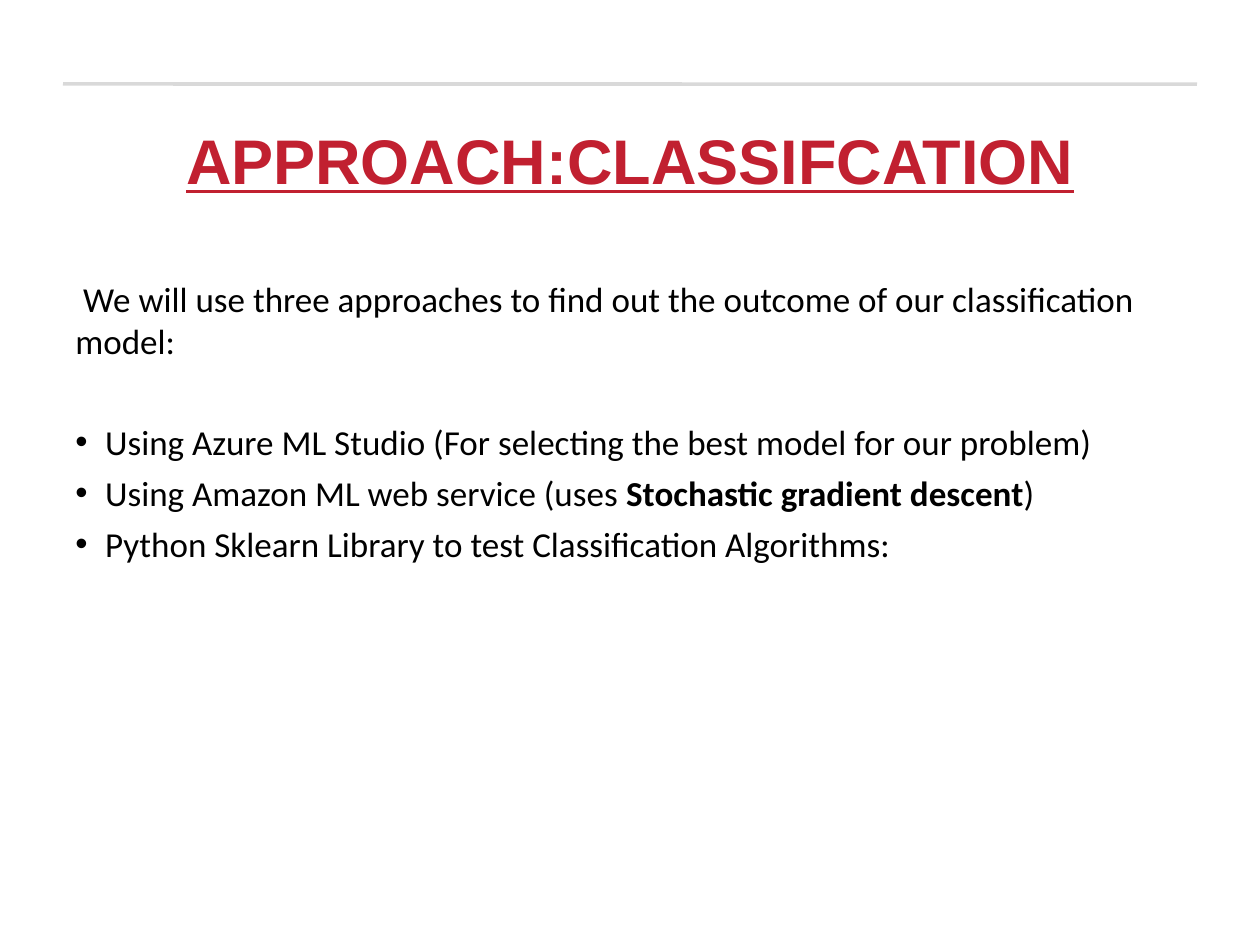
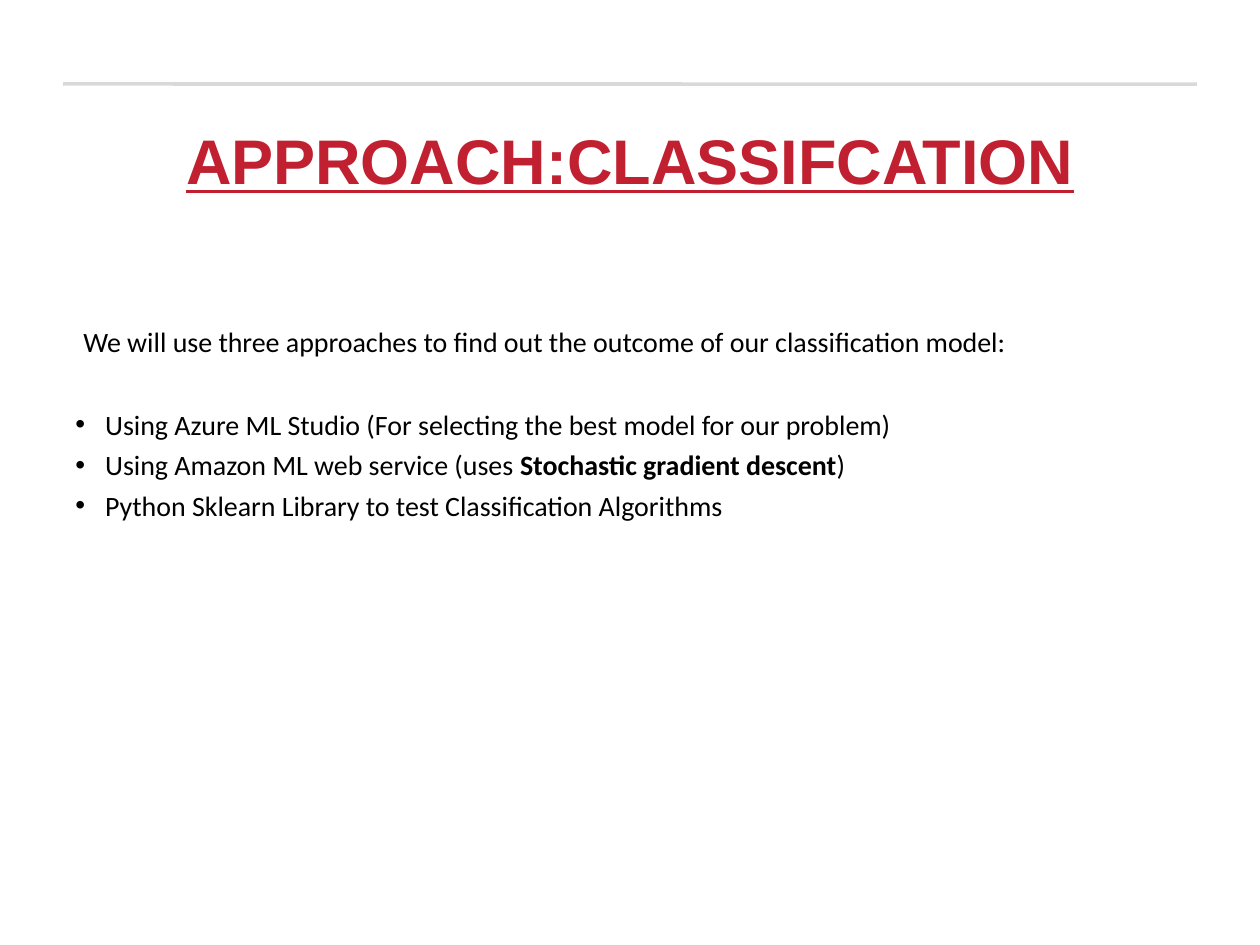
Before and after one commit to prashantvikramsingh/FAERS-FinalProject, a slide deck: slide 15 of Team_1_FinalProject.ppt. Drawn at 1260x945 pixels with LibreOffice and Linux fonts; fonts in the diff are those of the drawing; background and template pictures are left out. Boxes give left, top, right and bottom in pixels: in the first picture for what was removed or moved away, otherwise in the second. Text is boxed around its words. In the diff, an @@ line names an element or a change of style, - is before the commit and + after.

```diff
--- a/Team_1_FinalProject.ppt
+++ b/Team_1_FinalProject.ppt
@@ text "We will use three approaches ...": place and size @@
-text "We will use three approaches ..." at (75,287,1133,563)
+text "We will use three approaches ..." at (83,332,1005,521)
@@ text at (83,332,1005,480): size 20 to 16 pt in "We will use three approaches to find ...", "Using Azure ML Studio (For selecting the ...", "Using Amazon ML web service (uses Stochastic ..."; less space between paragraphs @@
@@ text at (105,496,723,521): text changed; size 20 to 16 pt @@
-• Python Sklearn Library to test Classification Algorithms:
+• Python Sklearn Library to test Classification Algorithms
```
Also in this commit, not shown: 5 other slides changed, 1 other file.
